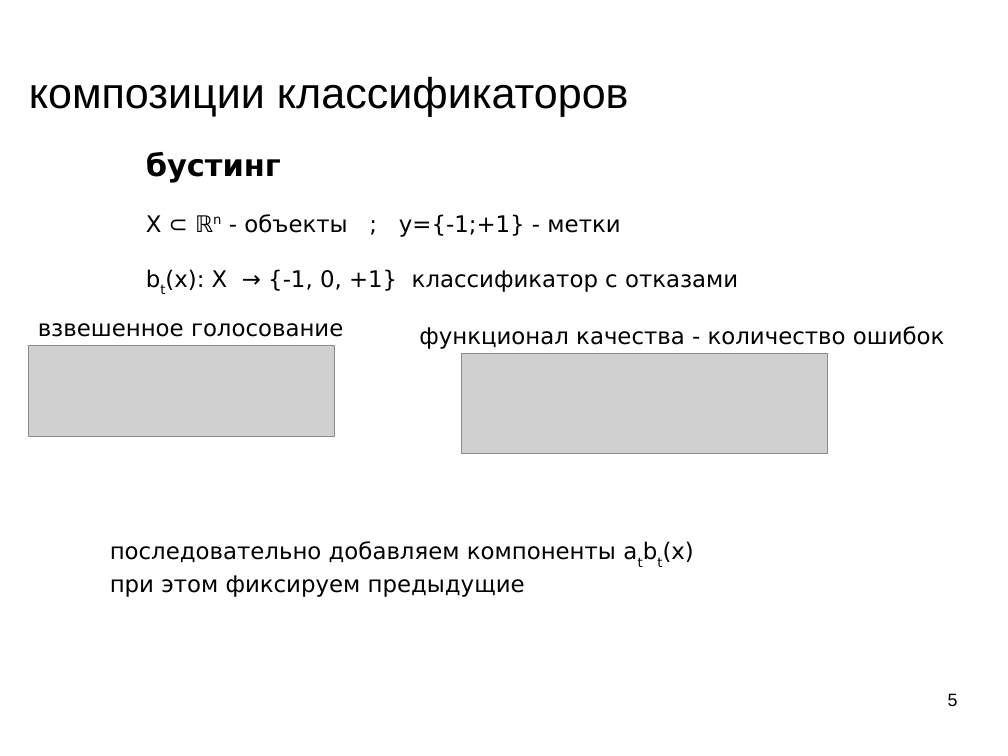
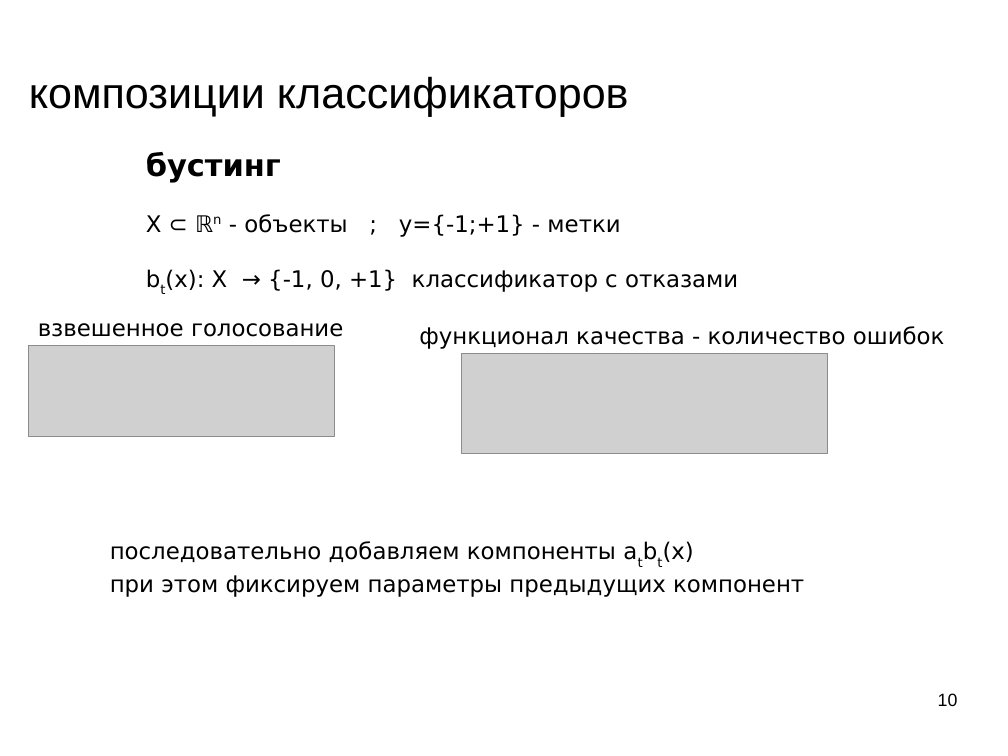
Before and after one commit to mechanoid5/ml_lectorium_legacy, a slide deck: slide 10 of 11-boost.odp (slide 5 before the commit). Drawn at 1008x756 pixels with LibreOffice and Linux fonts; fonts in the diff are those of the drawing; grey boxes stand for pictures; background and template pictures are left out. Boxes give left, top, right and bottom in pixels: in the first picture for what was removed or moved away, otherwise in the second. Text is boxed around its words. In the diff, an @@ line names an element or a change of style, - is before the commit and + after.

```diff
--- a/11-boost.odp
+++ b/11-boost.odp
@@ text at <box>110,575,804,597</box>: text changed @@
-при этом фиксируем предыдущие
+при этом фиксируем параметры предыдущих компонент
@@ page number at <box>938,693,958,706</box>: text changed @@
-5
+10
```
Also in this commit, not shown: 10 other slides changed, 13 slides added, 1 other file.
